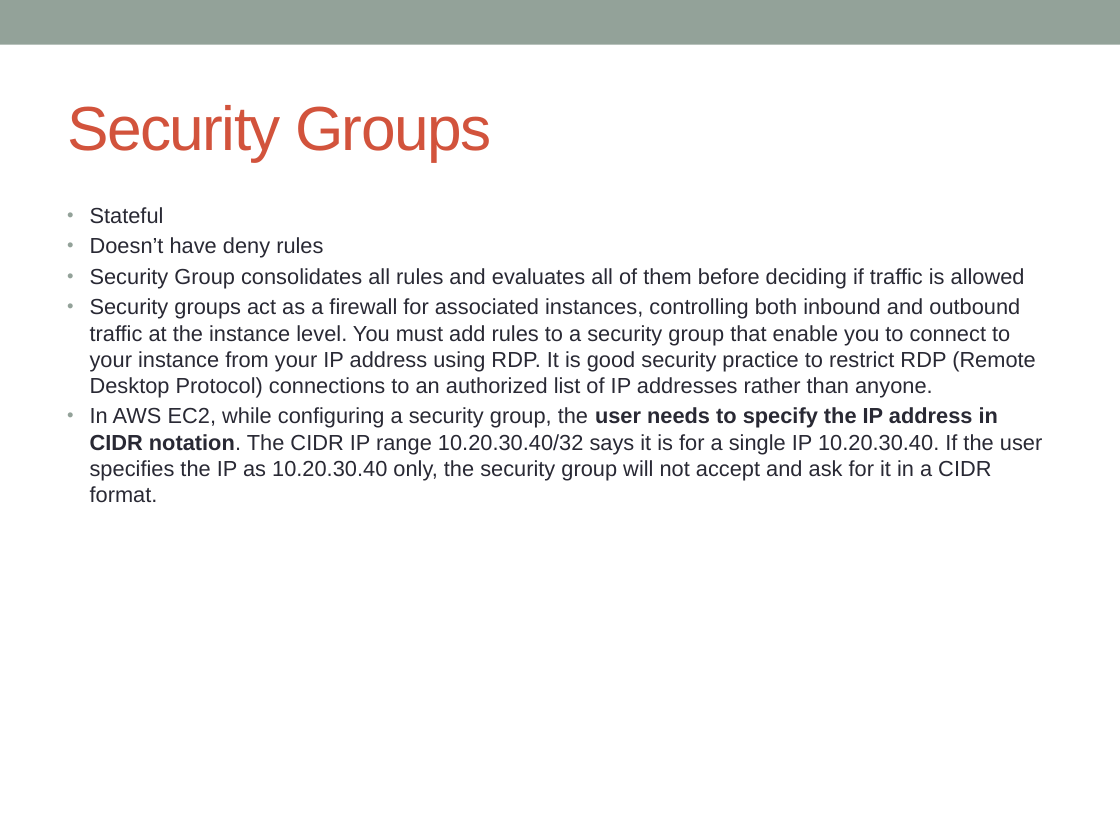
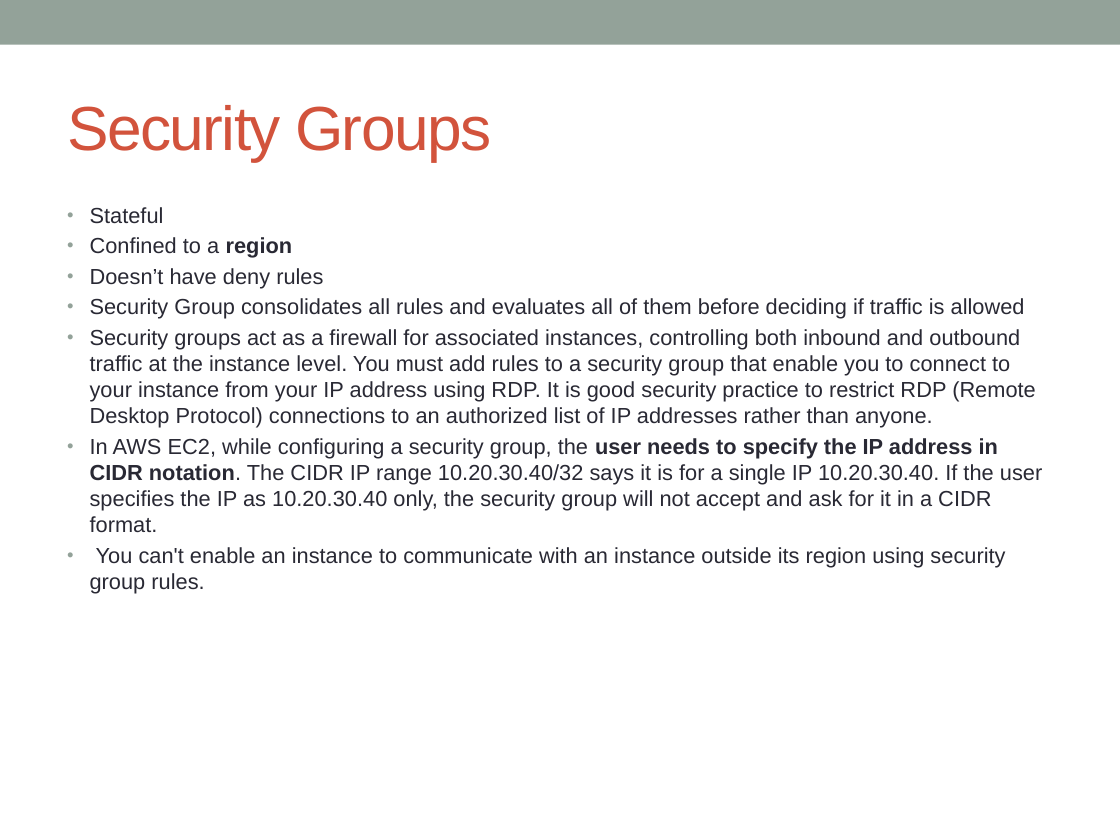
Before and after one commit to notionquest/ProjectDocumentation, a slide deck: slide 54 of AWS_Solution_Architect.pptx (slide 42 before the commit). Drawn at 1120x840 pixels with LibreOffice and Linux fonts; fonts in the diff are those of the drawing. Boxes give left, top, right and bottom in pixels: in the first picture for what was removed or moved away, otherwise in the second. Text is boxed around its words. In the diff, an @@ line names an element or a change of style, - is before the commit and + after.

```diff
--- a/AWS_Solution_Architect.pptx
+++ b/AWS_Solution_Architect.pptx
@@ text at (90, 237, 293, 258): paragraph added @@
+• Confined to a region
@@ text at (90, 547, 1005, 594): paragraph added @@
+• You can't enable an instance to communicate with an instance outside its region using security group rules.
```
Also in this commit, not shown: 9 other slides changed, 19 slides added.
